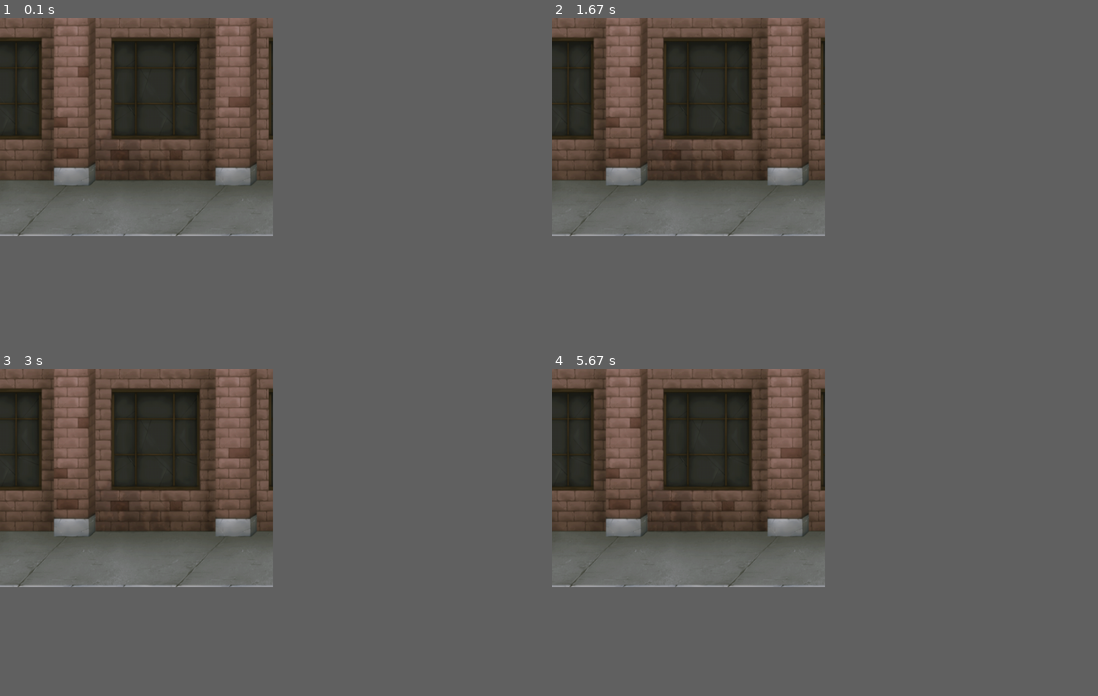
Above: before the commit, frames 1-4 (two rows, left to right).
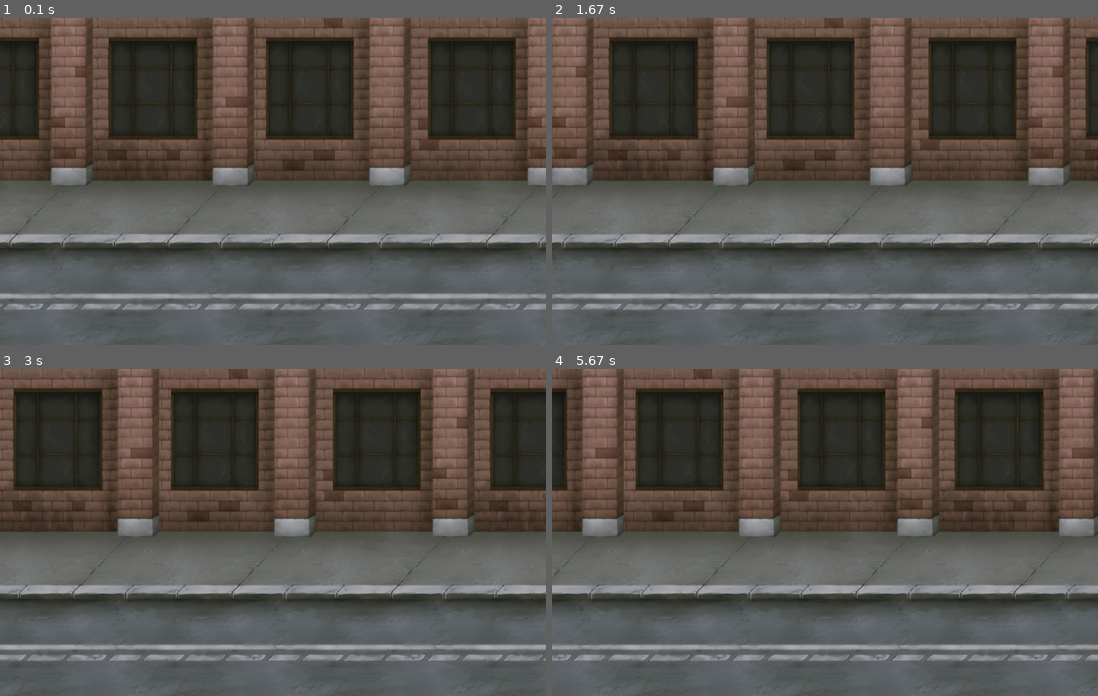
Above: after the commit, the same moments.

Repository: ValorianiO/Pygame-Curso
Game: pygame game, started from Juego.py
Same seed, same stepped clock (60 frames per second), same inputs: the game is played once before the commit and once after it.
Inputs:
- Up to frame 1 (0.1 s): no input
- Up to frame 2 (1.67 s): no input
- Up to frame 3 (3 s): no input
- Up to frame 4 (5.67 s): no input
In our replay, the window is 450x360 before the commit and 900x540 after it. These sizes can differ from the game's own. Grey fills any space a smaller window leaves; there, only what the larger window draws over its background counts as a difference.

The runs differ from the first frame. In frame 1, 38% of the frame differs, in the area x 0-100%, y 0-100%; in frame 2, 49%; in frame 3, 48%; in frame 4, 47%.

Commit message:
fondo en movimiento en bucle infinito y control de fps

Diff:
--- a/Juego.py
+++ b/Juego.py
@@ -3,14 +3,19 @@
 
 pygame.init()
 
-pantalla = pygame.display.set_mode((500,400))
+w,h= 1000,600
+
+pantalla = pygame.display.set_mode((w,h))
+
+fps = 60
+reloj = pygame.time.Clock()
 
 pygame.display.set_caption("Exterminator")
 
 icono = pygame.image.load("imagenes/gunner.png")
-fondo = pygame.image.load("imagenes/ciudad.png")
+fondo = pygame.image.load("imagenes/ciudad.png").convert()
+x=0
 
-pantalla.blit(fondo, (0,0))
 pygame.display.set_icon(icono)
 
 while True:
@@ -18,4 +23,12 @@
       if event.type == QUIT:
         pygame.quit()
         sys.exit()
+    x_relativa= x % fondo.get_rect().width
+    pantalla.blit(fondo, (x_relativa - fondo.get_rect().width ,0))
+    if x_relativa < w:
+      pantalla.blit(fondo,(x_relativa,0))
+    x-=1
     pygame.display.update()
+    reloj.tick(fps
+
+    )
